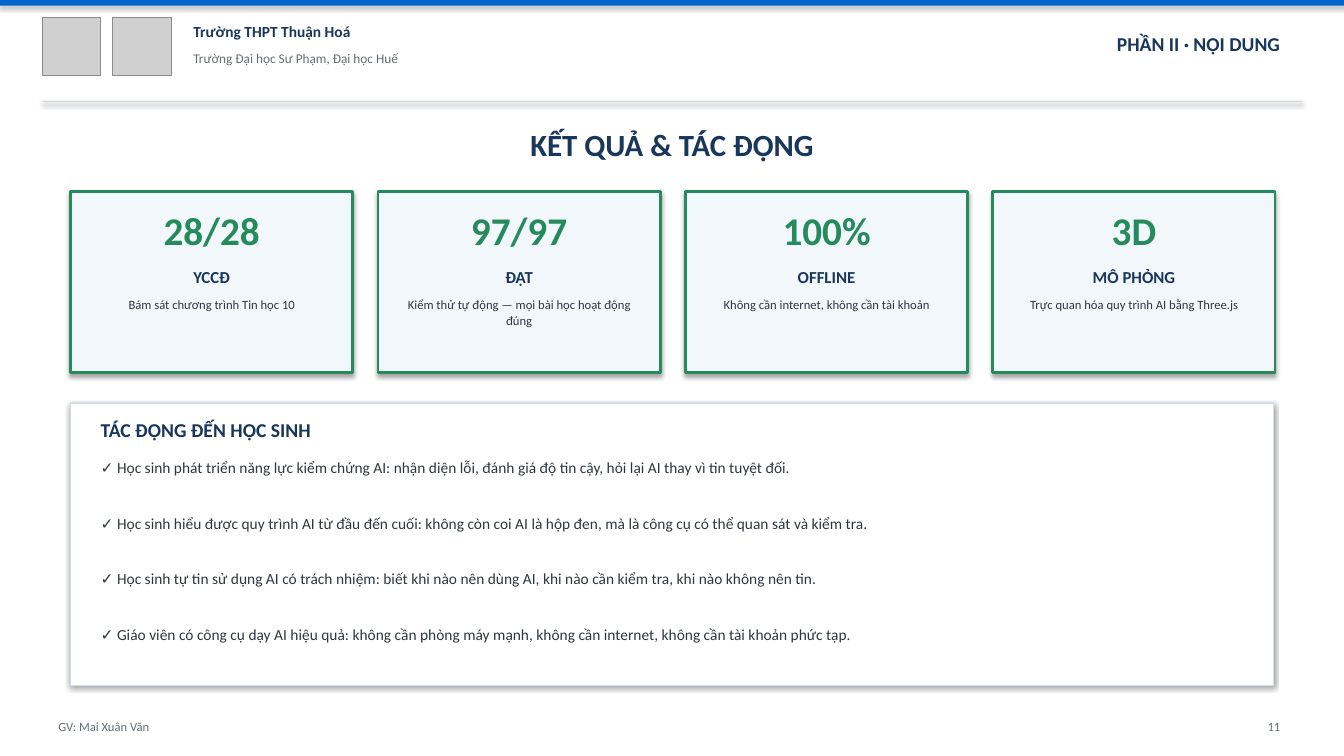
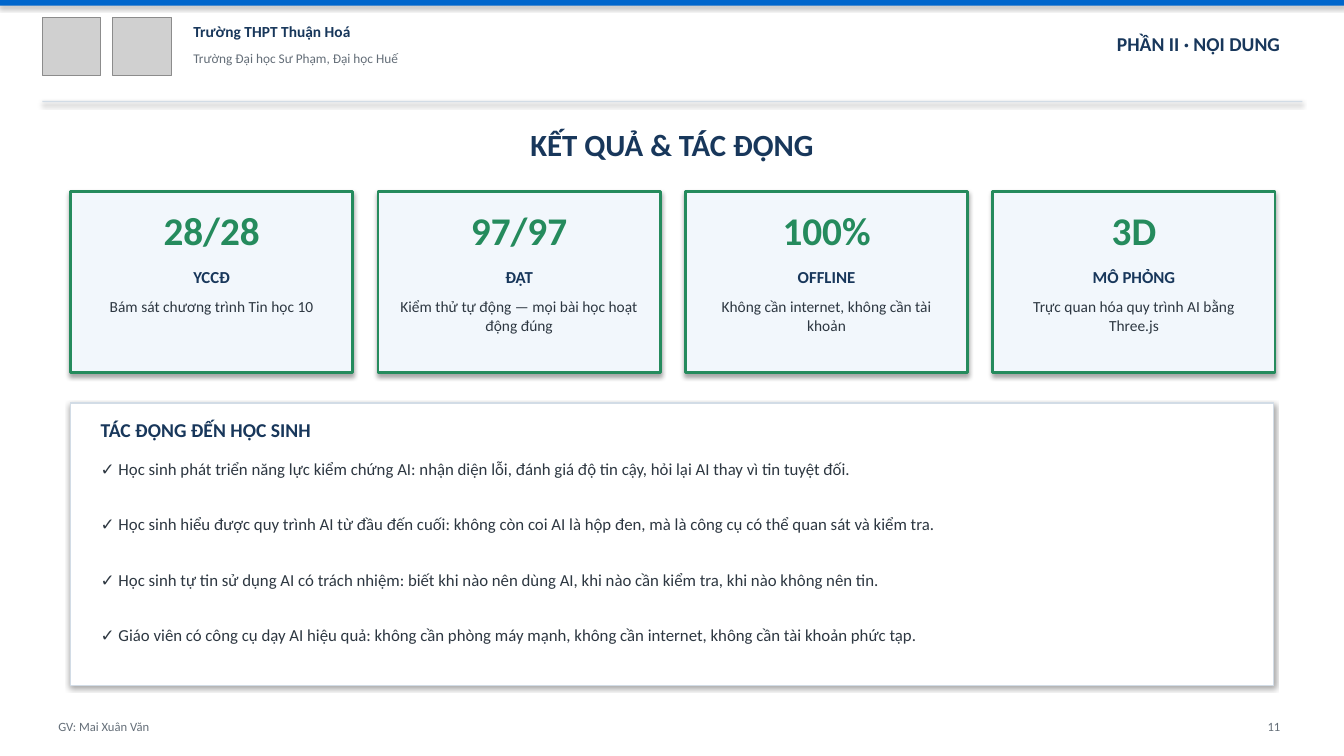
Before and after one commit to mxuanvan02/ainatomy, a slide deck: slide 11 of thuyet_minh_de_cuong.pptx. Drawn at 1344x756 pixels with LibreOffice and Linux fonts; fonts in the diff are those of the drawing; grey boxes stand for pictures. Boxes give left, top, right and bottom in pixels: in the first picture for what was removed or moved away, otherwise in the second. Text is boxed around its words. In the diff, an @@ line names an element or a change of style, - is before the commit and + after.

Commit message:
Fix peer review issues: bullet spacing & text overflow
- Slide 5: Reduce bullet spacing from 0.45in to 0.33in
- Slide 8: Shorten flow step descriptions to prevent overflow
- Slide 4: Text no longer overflows (fixed in v2)
- Slide 11: Font size increased (fixed in v2)

All critical issues resolved per peer review feedback.

```diff
--- a/thuyet_minh_de_cuong.pptx
+++ b/thuyet_minh_de_cuong.pptx
@@ size 9 to 11 pt in 4 elements at [110, 301, 314, 315], [400, 300, 638, 334], [722, 300, 931, 331], [1033, 299, 1234, 334] @@
@@ size 11 to 12 pt in 4 elements at [118, 461, 849, 478], [118, 517, 934, 533], [118, 573, 878, 589], [118, 628, 917, 644] @@
```
Also in this commit, not shown: 3 other slides changed, 32 other files.
